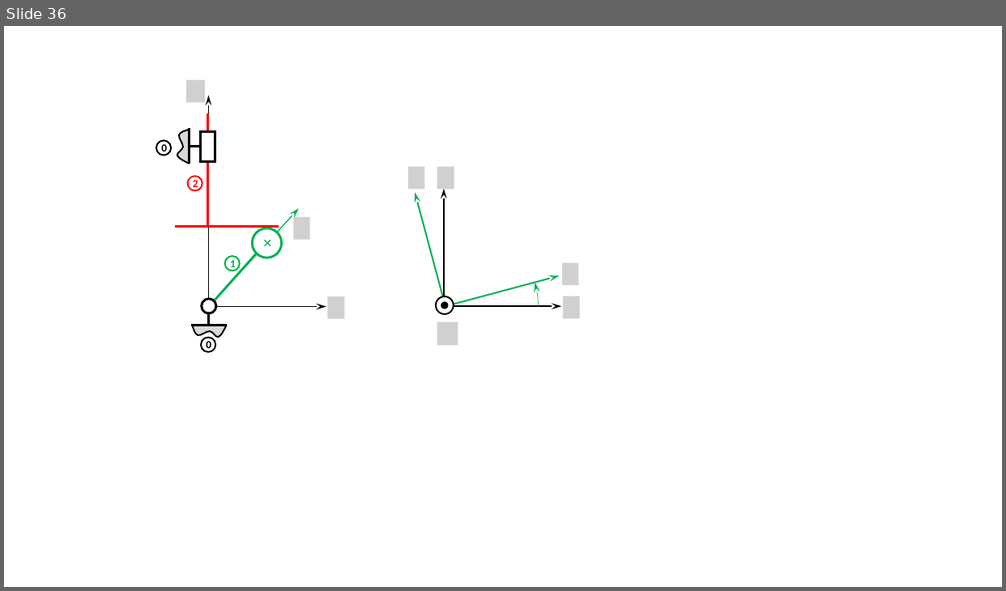
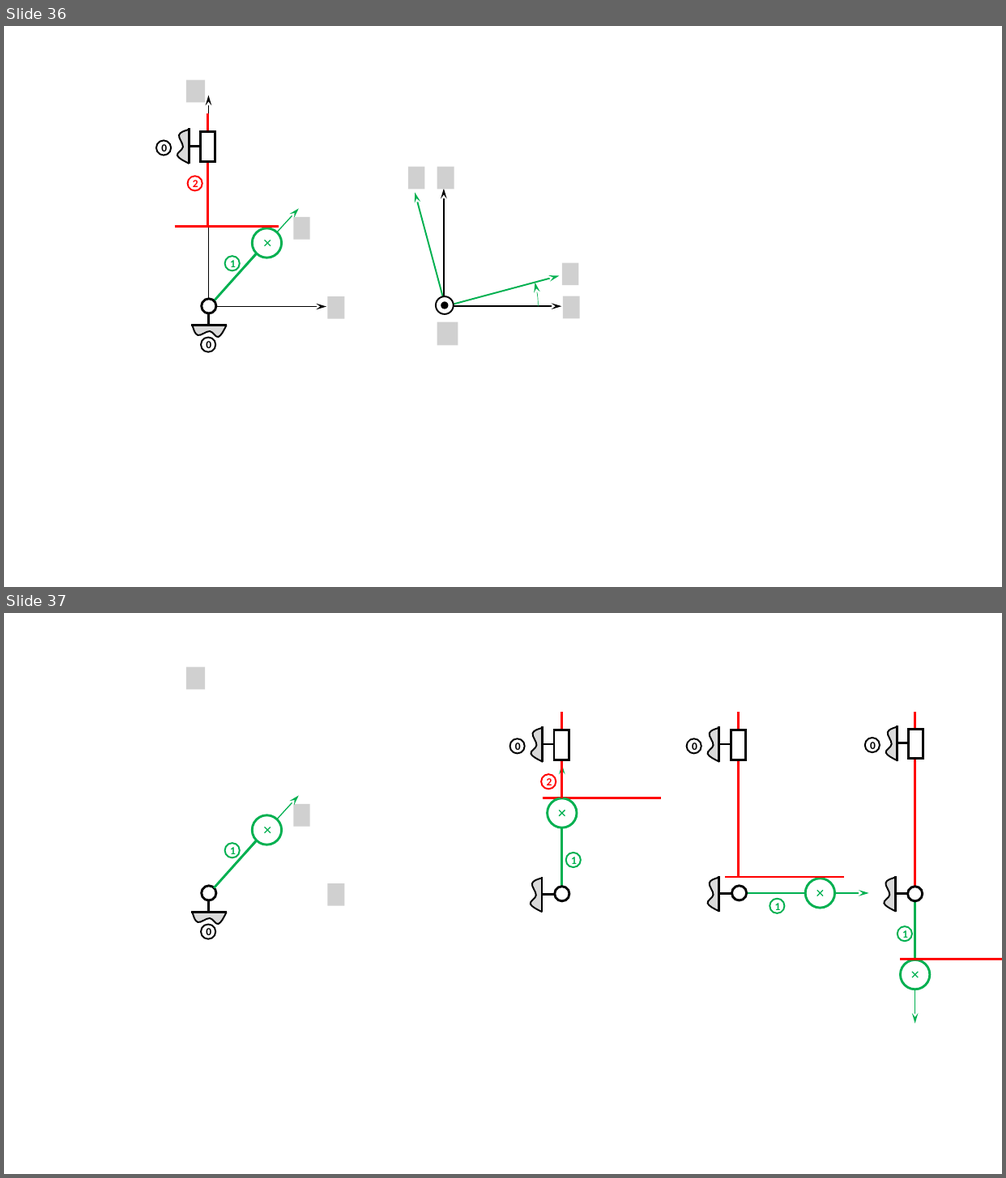
Before and after one commit to xpessoles/ExercicesCompetences, a slide deck: Figures/Figures.pptx. Shown one above the other, each under a label of ours: slide 36 before the commit, slides 36 and 37 after it. The pictures are 1006x591 and 1006x1178 pixels, drawn with LibreOffice and Linux fonts; fonts in the diff are those of the drawing; grey boxes stand for pictures; background and template pictures are left out. Boxes give left, top, right and bottom in pixels: in the first picture for what was removed or moved away, otherwise in the second. Text is boxed around its words. In the diff, an @@ line names an element or a change of style, - is before the commit and + after.

```diff
--- a/Figures/Figures.pptx
+++ b/Figures/Figures.pptx
@@ slide 37 added at bbox=[4, 613, 1002, 1174], background #FFFFFF @@
@@ picture added at bbox=[186, 667, 205, 689] @@
@@ picture added at bbox=[294, 804, 310, 826] @@
@@ group added at bbox=[215, 796, 299, 888]: 3 lines, 1 arrow, 1 ellipse @@
@@ ellipse added at bbox=[225, 844, 240, 858], outline #00B050 1.5 pt, 10.5 pt, text #00B050, bold @@
+1
@@ ellipse added at bbox=[202, 886, 216, 901], fill #FFFFFF, outline #000000 2.25 pt @@
@@ line added from (209, 901) to (209, 913), #000000 2.25 pt @@
@@ picture added at bbox=[327, 884, 345, 906] @@
@@ line added from (226, 913) to (191, 913), #000000 2.25 pt @@
@@ freeform shape added at bbox=[193, 913, 226, 924], fill #D9D9D9, outline #000000 1.5 pt @@
@@ ellipse added at bbox=[201, 924, 216, 939], outline #000000 1.5 pt, 10.5 pt, text #000000, bold @@
+0
@@ group added at bbox=[510, 712, 1002, 1024]: 27 lines, 13 ellipses, 6 freeform shapes, 3 rectangles, 3 arrows @@
+0
+2
+0
+0
+1
+1
+1
```
Also in this commit, not shown: 3 other files.
